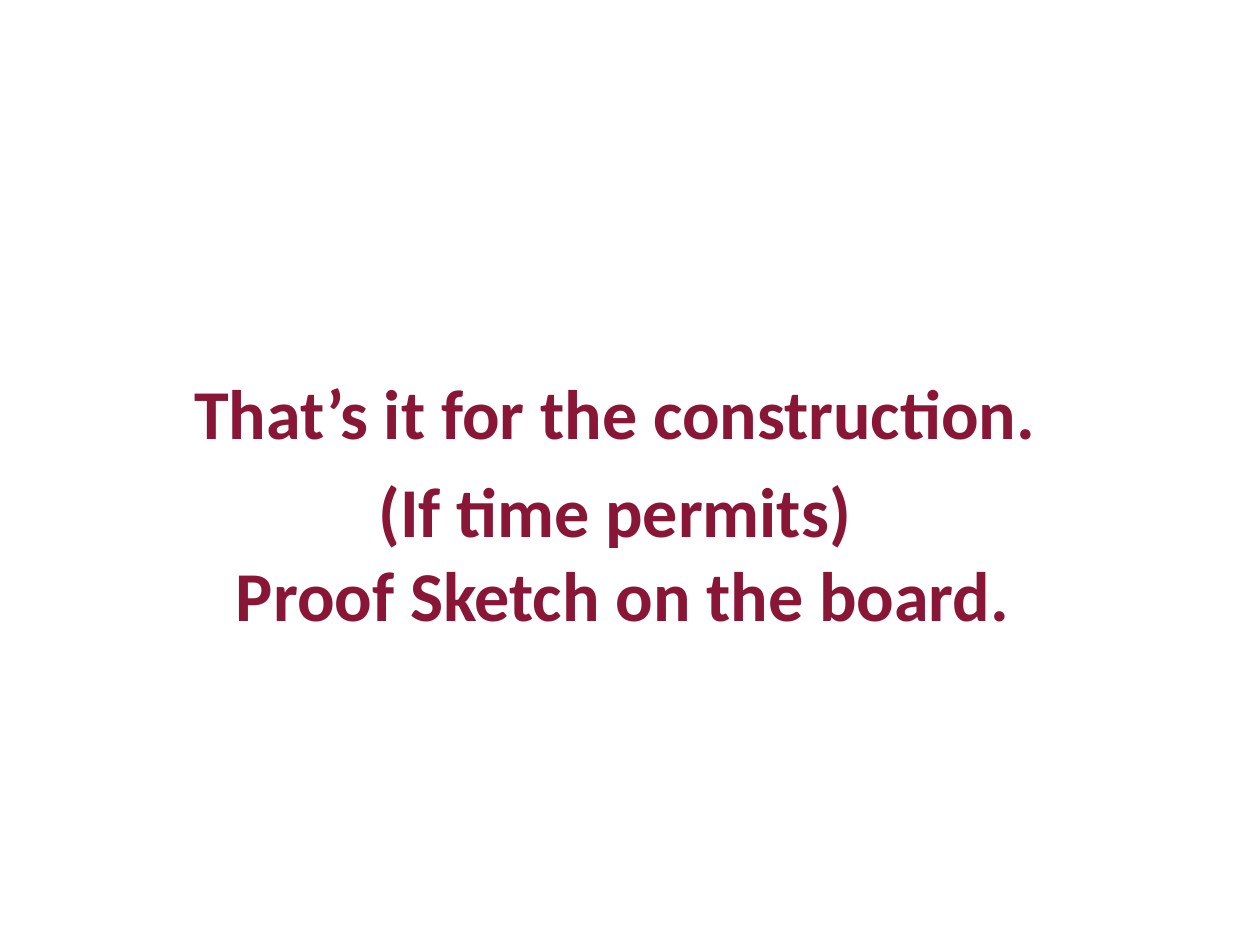
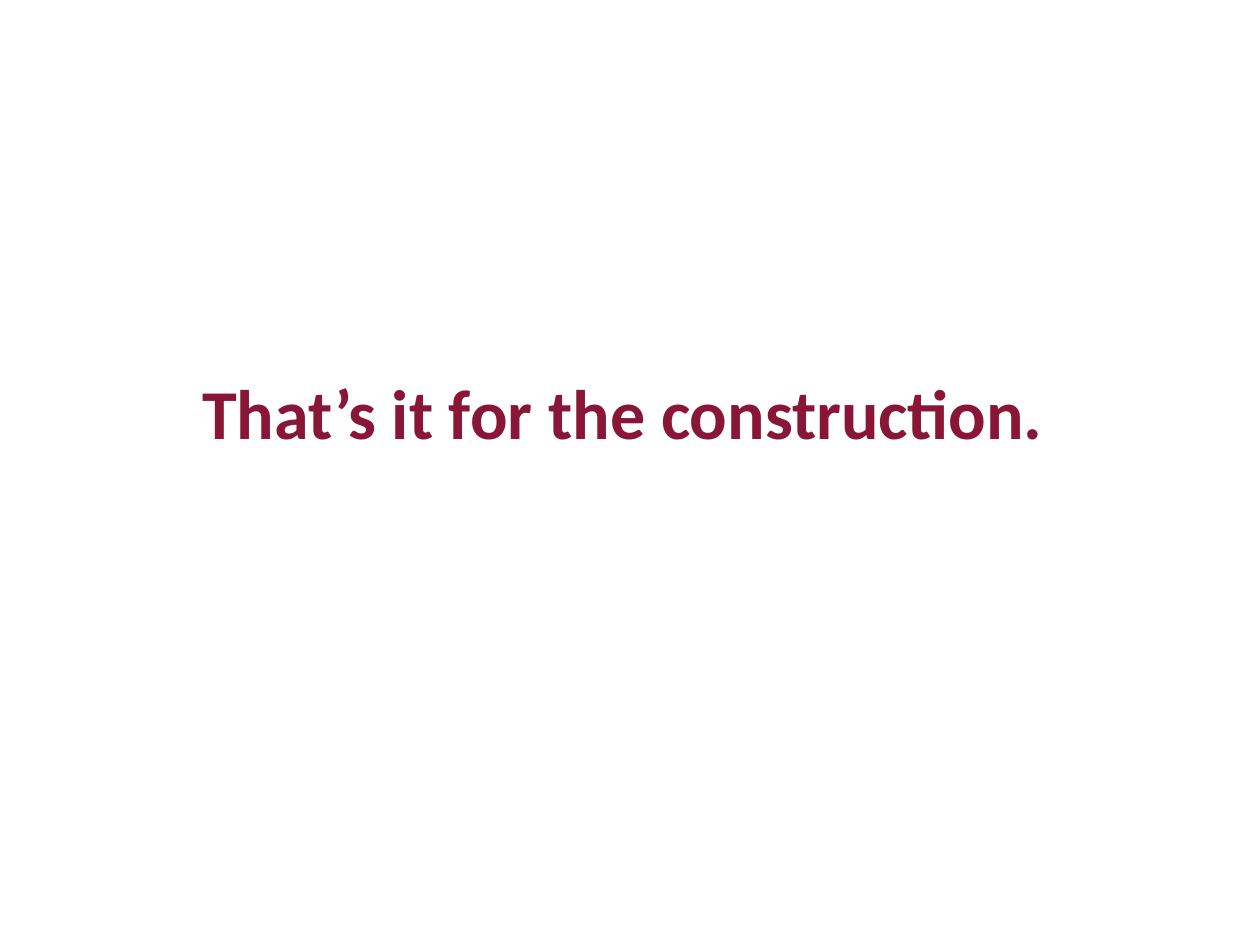
Before and after one commit to mit6875/mit6875.github.io, a slide deck: slide 51 of FA23SLIDES/lec12.pptx. Drawn at 1260x945 pixels with LibreOffice and Linux fonts; fonts in the diff are those of the drawing. Boxes give left, top, right and bottom in pixels: in the first picture for what was removed or moved away, otherwise in the second. Text is boxed around its words. In the diff, an @@ line names an element or a change of style, - is before the commit and + after.

Commit message:
Update lecture 12 slides.

```diff
--- a/FA23SLIDES/lec12.pptx
+++ b/FA23SLIDES/lec12.pptx
@@ text at box(236, 485, 1009, 622): paragraph removed @@
-(If time permits)
-Proof Sketch on the board.
```
Also in this commit, not shown: 4 other slides changed, 1 other file.
